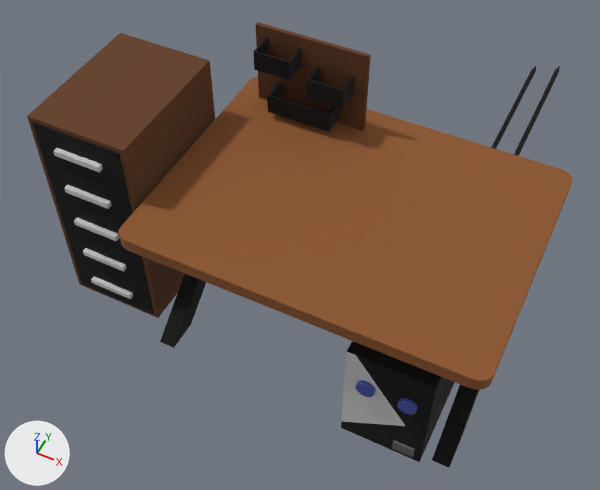
Renders of the Blender file private/blender/welding4.blend from each side of a commit.
The view is the same before and after, from a 50 mm lens placed at (1.51, -3.83, 5.49), pointed at (-0.51, 0.21, 0.45). Lighting does not change. The marker at lower left points along +X, +Y and +Z.

In view in the first picture: 'drawer1', 'drawer2', 'drawer4', 'drawer5', 'drawers_main', 'shelf_component3', 'shelf_main', 'table_foot3', 'table_foot3.001', 'table_main', 'tower_main', 'tower_main.001'.
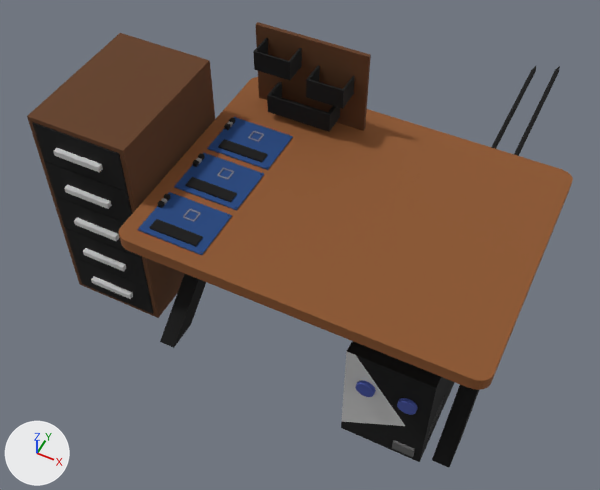
Diff of the bpy script that builds the scene:
```diff
--- a/private/blender/welding4.blend.py
+++ b/private/blender/welding4.blend.py
@@ ob_board_main @@
+ob_board_main = bpy.data.objects.new('board_main', me_cube_092)  # 491 vertices, 254 faces; spans x -1.0..1.0, y -1.0..1.0, z -1.0..1.0; in mat_blue_005 (blue #1b447f)
+ob_board_main.location = (-0.944, -0.219, 1.351)
+ob_board_main.scale = (0.255, 0.202, -0.00461)
@@ ob_board_cpu @@
+ob_board_cpu = bpy.data.objects.new('board_cpu', me_cube_093)  # 72 vertices, 40 faces; spans x -1.0..1.0, y -1.0..1.0, z -1.0..1.0; in mat_chip_008 (grey #909090)
+ob_board_cpu.location = (-0.935, -0.144, 1.359)
+ob_board_cpu.scale = (0.0453, 0.0444, 0.00391)
@@ ob_board_battery_003 @@
+ob_board_battery_003 = bpy.data.objects.new('board_battery.003', me_cube_094)  # a box spanning x -1.0..1.0, y -1.0..1.0, z -1.0..1.0; in mat_black_004 (black #000000)
+ob_board_battery_003.location = (-0.944, -0.334, 1.362)
+ob_board_battery_003.scale = (0.184, 0.0444, 0.00669)
@@ ob_board_main_002 @@
+ob_board_main_002 = bpy.data.objects.new('board_main.002', me_cube_092.copy())
+ob_board_main_002.location = (-0.943, 0.238, 1.351)
+ob_board_main_002.scale = (0.255, 0.202, -0.0046)
@@ ob_board_cpu_002 @@
+ob_board_cpu_002 = bpy.data.objects.new('board_cpu.002', me_cube_093.copy())
+ob_board_cpu_002.location = (-0.934, 0.313, 1.36)
+ob_board_cpu_002.scale = (0.0452, 0.0443, 0.00391)
@@ ob_board_battery_002 @@
+ob_board_battery_002 = bpy.data.objects.new('board_battery.002', me_cube_100)  # a box spanning x -1.0..1.0, y -1.0..1.0, z -1.0..1.0; in mat_black_004 (black #000000)
+ob_board_battery_002.location = (-0.943, 0.123, 1.362)
+ob_board_battery_002.scale = (0.183, 0.0443, 0.00668)
@@ ob_board_main_001 @@
+ob_board_main_001 = bpy.data.objects.new('board_main.001', me_cube_092.copy())
+ob_board_main_001.location = (-0.944, -0.683, 1.351)
+ob_board_main_001.scale = (0.253, 0.201, -0.00458)
@@ ob_board_cpu_001 @@
+ob_board_cpu_001 = bpy.data.objects.new('board_cpu.001', me_cube_093.copy())
+ob_board_cpu_001.location = (-0.935, -0.609, 1.359)
+ob_board_cpu_001.scale = (0.045, 0.0441, 0.00389)
@@ ob_board_battery_001 @@
+ob_board_battery_001 = bpy.data.objects.new('board_battery.001', me_cube_105)  # a box spanning x -1.0..1.0, y -1.0..1.0, z -1.0..1.0; in mat_black_004 (black #000000)
+ob_board_battery_001.location = (-0.944, -0.798, 1.362)
+ob_board_battery_001.scale = (0.182, 0.0441, 0.00665)
```

Where the change shows, as pixel boxes [x1, y1, x2, y2] in the pictures (600 x 490 px):
'board_main.001', added (blue): after [138, 192, 232, 255]
'board_main', added (blue): after [174, 152, 264, 210]
'board_main.002', added (blue): after [207, 117, 293, 170]
'board_battery.001', added (black): after [149, 219, 203, 247]
'board_battery.003', added (black): after [186, 177, 237, 202]
'board_battery.002', added (black): after [218, 139, 267, 162]
'board_cpu.001', added: after [183, 209, 200, 222]
'board_cpu', added: after [217, 168, 234, 179]
'board_cpu.002', added: after [248, 131, 264, 142]
